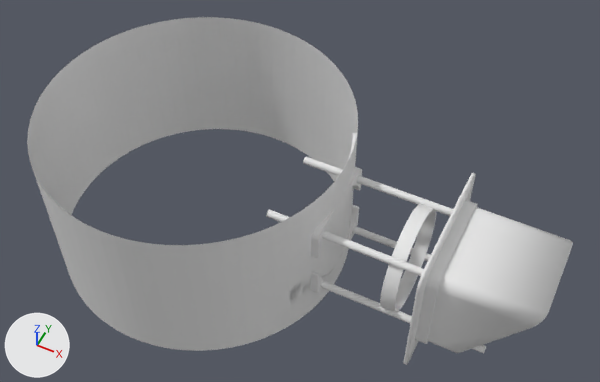
An edit to the Blender file models/fan_assembly.blend, drawn before and after from the same camera.
Both versions are drawn from a 50 mm camera at (4.7, -19.8, 27.4) aimed at (-5.5, 0.7, 1.8). Lighting does not change. The marker at lower left points along +X, +Y and +Z.
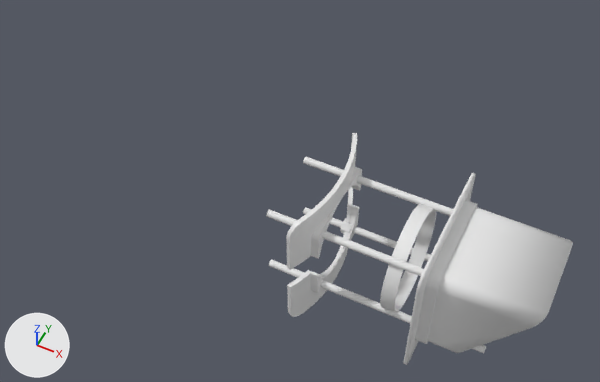
The change, as a list of edits to the scene's bpy script:
```text
Change ob_circle_002:
    add ob_circle_002.hide_set(True)
```

Where the change shows, as pixel boxes [x1, y1, x2, y2] in the pictures (600 x 382 px):
'Circle.002', hidden
    before: [27, 17, 358, 351]
'Cube.005', unchanged, uncovered by the edit
    before: [289, 133, 357, 303]
    after: [286, 133, 357, 317]
